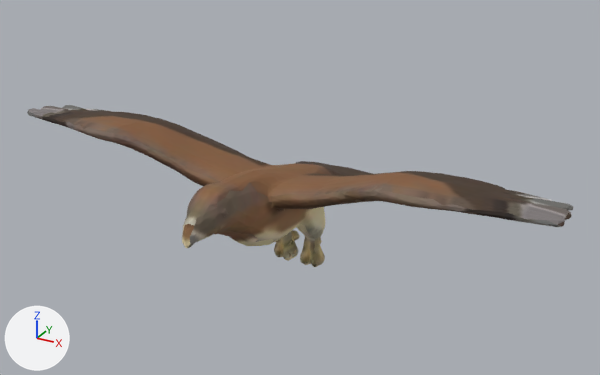
Renders of the glTF model assets/models/haast_eagle_6view.glb from each side of a commit.
Before and after are seen from a 50 mm lens placed at (1.93, -3.34, 1.78), pointed at (0.05, 0.07, 0.08). Arrows for +X, +Y and +Z are at lower left; the lights stay in place. The older version comes first. Vertices at exactly the same position are counted once.

Objects in the first picture: 'haast_eagle_walkabout_6view'.
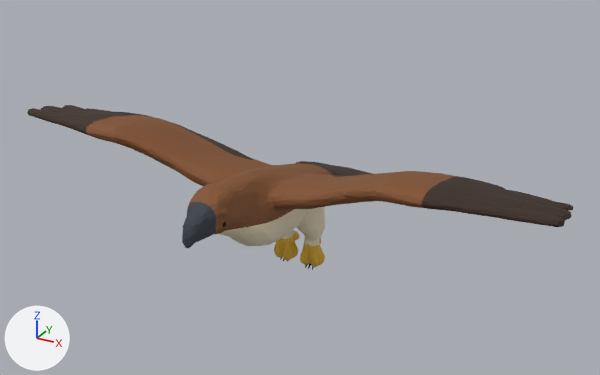
The change, as JSON lines over the scene's bpy script:
```json
{"op": "remove", "block": "mat_haast_eagle_walkabout_cel_mat", "code": "n2 = _N.new('ShaderNodeTexImage'); n2.name = 'Image Texture'"}
{"op": "remove", "block": "mat_haast_eagle_walkabout_cel_mat", "code": "n2.image = img_haast_eagle_atlas_2048"}
{"op": "remove", "block": "mat_haast_eagle_walkabout_cel_mat", "code": "n2.extension = 'EXTEND'"}
{"op": "add", "block": "mat_haast_eagle_walkabout_cel_mat", "code": "n3 = _N.new('ShaderNodeVertexColor'); n3.name = 'Color Attribute'"}
{"block": "mat_haast_eagle_walkabout_cel_mat", "where": "n0 = _N.new('ShaderNodeBsdfPrincipled'); n0.name = 'Principled BSDF'"}
{"op": "remove", "block": "mat_haast_eagle_walkabout_cel_mat", "code": "_L.new(n2.outputs[0], n0.inputs[0])  # 'Color' to 'Base Color'"}
{"op": "add", "block": "mat_haast_eagle_walkabout_cel_mat", "code": "_L.new(n3.outputs[0], n0.inputs[0])  # 'Color' to 'Base Color'"}
{"block": "me_haast_eagle_mesh", "where": "# used by ob_haast_eagle_walkabout_6view; location = (0.0, 0.0, 0.0)"}
{"op": "remove", "block": "me_haast_eagle_mesh", "code": "me_haast_eagle_mesh.from_pydata(...)  # 2102 vertices, 4200 faces; spans x -1.43..1.43, y -0.83..0.83, z -0.41..0.41"}
{"op": "add", "block": "me_haast_eagle_mesh", "code": "me_haast_eagle_mesh.from_pydata(...)  # 2907 vertices, 5604 faces; spans x -1.43..1.43, y -0.83..0.83, z -0.41..0.41"}
{"block": "me_haast_eagle_mesh", "change": "me_haast_eagle_mesh part 1: 3 vertices moved within x -0.03..0.89, y -0.71..0.06, z 0.14..0.27; 805 vertices added at x -0.89..0.89, y -0.83..0.35, z -0.41..0.41"}
```

Where the change shows, as pixel boxes (x1, y1, x2, y2) in the pictures (600 x 375 px):
```json
{"object": "haast_eagle_walkabout_6view", "change": "surface changed", "before": [27, 105, 573, 267], "after": [27, 105, 573, 267]}
{"part": 1, "of": "me_haast_eagle_mesh", "change": "built on", "after": [79, 113, 459, 270]}
```
